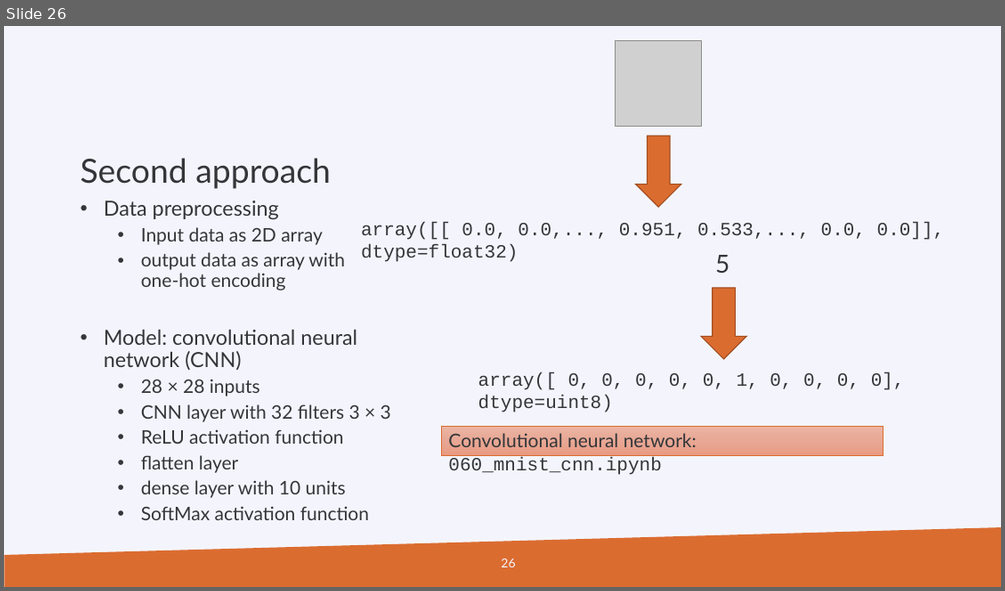
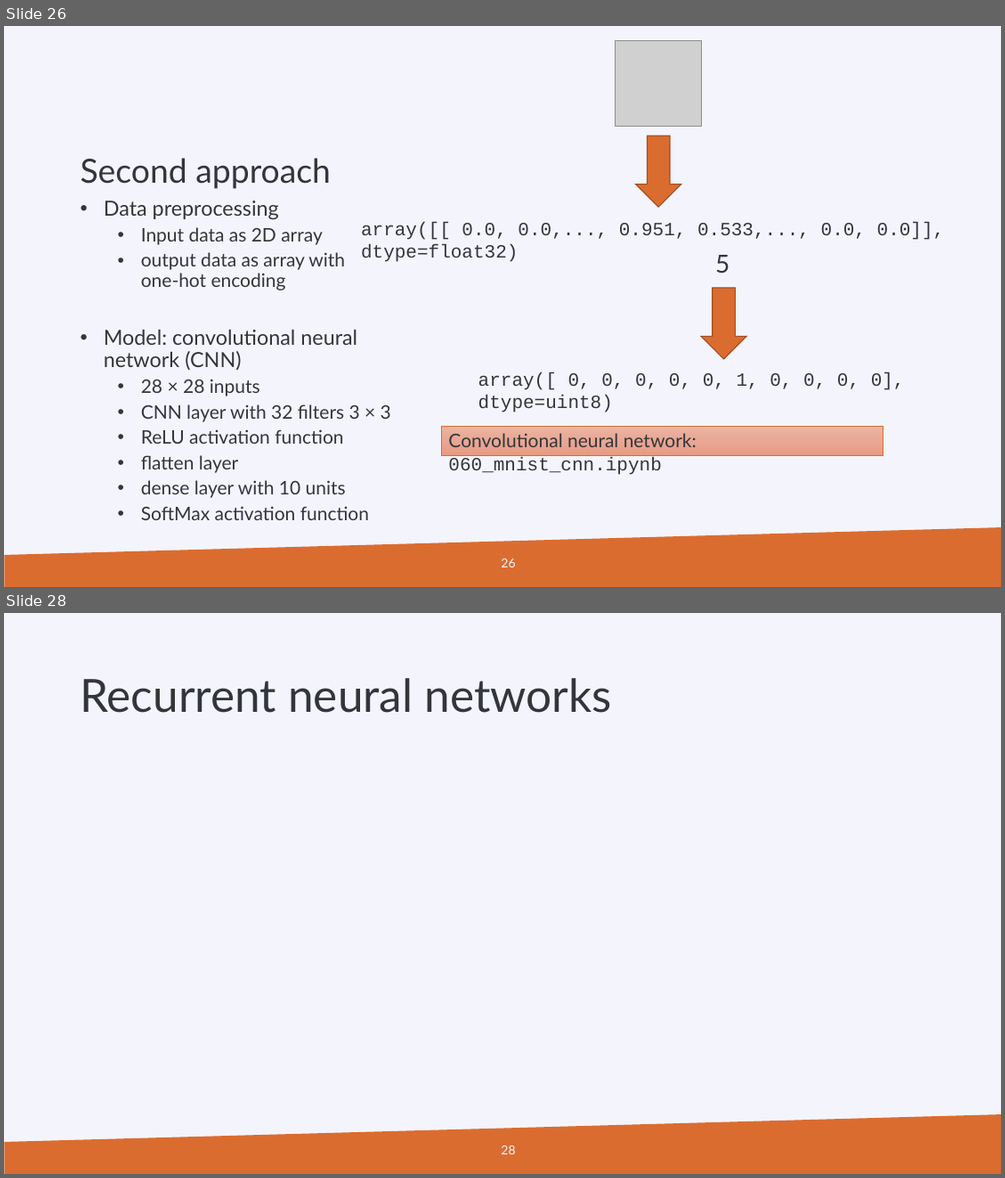
Before and after one commit to gjbex/PRACE_ML, a slide deck: prace_days_ml_2019.pptx. Shown one above the other, each under a label of ours: slide 26 before the commit, slides 26 and 28 after it; the slides between them are not shown. The pictures are 1005x591 and 1005x1178 pixels, drawn with LibreOffice and Linux fonts; fonts in the diff are those of the drawing; grey boxes stand for pictures; background and template pictures are left out. Boxes give left, top, right and bottom in pixels: in the first picture for what was removed or moved away, otherwise in the second. Text is boxed around its words. In the diff, an @@ line names an element or a change of style, - is before the commit and + after.

```diff
--- a/prace_days_ml_2019.pptx
+++ b/prace_days_ml_2019.pptx
@@ slide 28 added at [4, 613, 1001, 1174], background #F4F5FC; not listed: 1 template element that a slide beside it also shows @@
@@ title added at [80, 678, 612, 713], 44 pt, text #333639 @@
+Recurrent neural networks
@@ page number added at [501, 1145, 515, 1154], 12 pt, text #F4F5FC @@
+28
```
Also in this commit, not shown: 1 slide changed, 2 other slides added.
